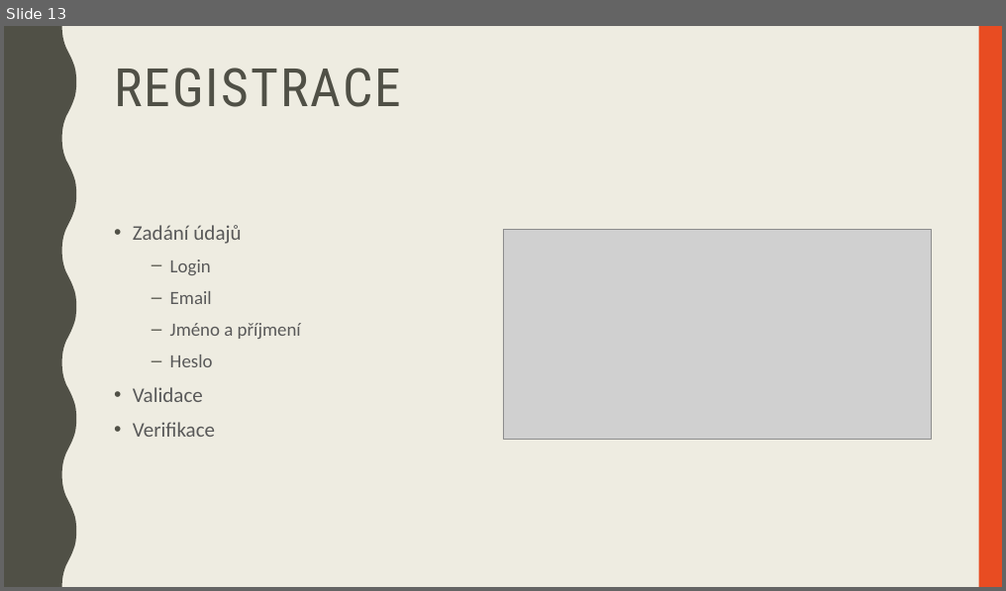
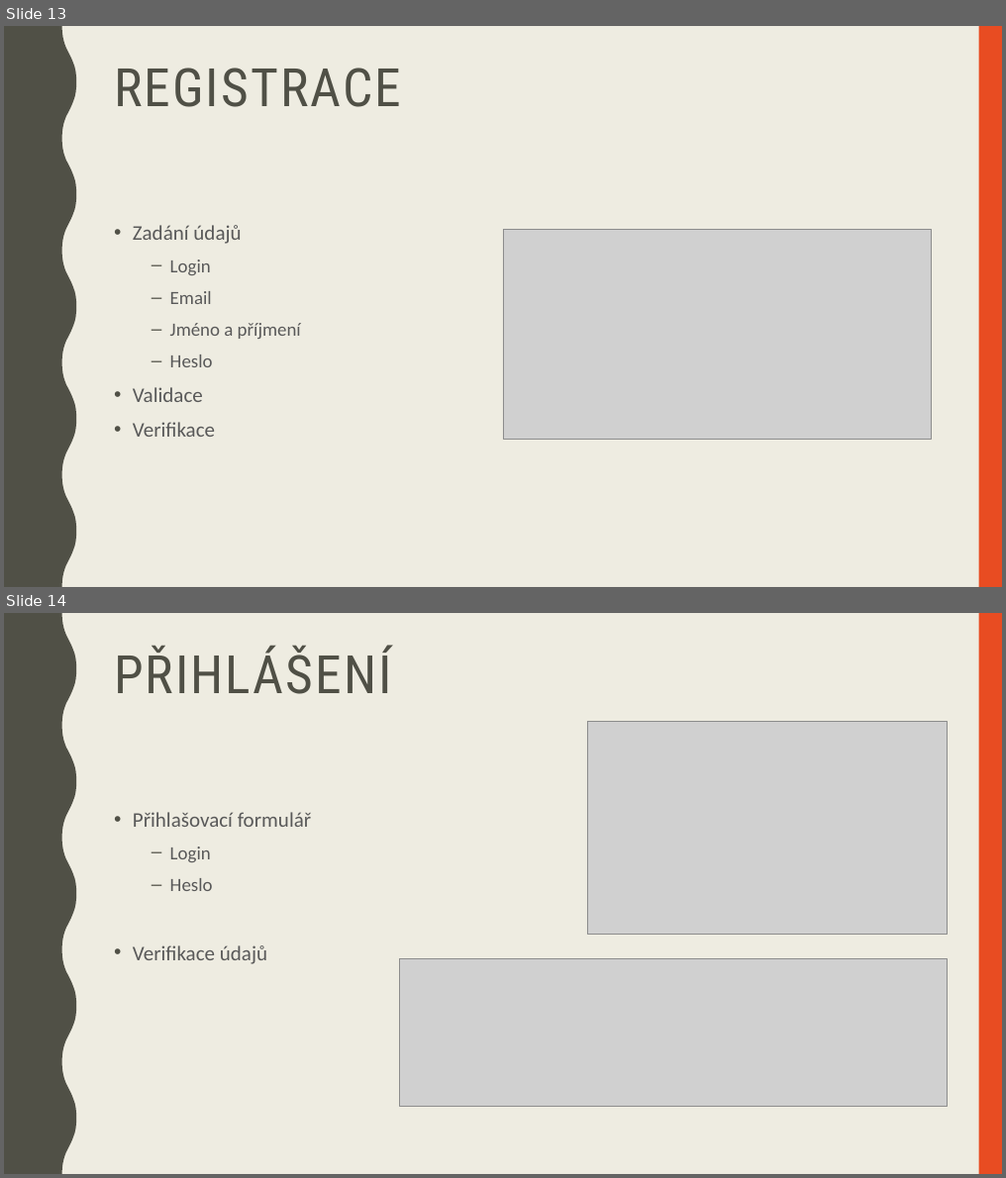
Before and after one commit to hruska07/Apollo13, a slide deck: docs/Apollo 13 - Logos Polytechnikos.pptx. Shown one above the other, each under a label of ours: slide 13 before the commit, slides 13 and 14 after it. The pictures are 1006x591 and 1006x1178 pixels, drawn with LibreOffice and Linux fonts; fonts in the diff are those of the drawing; grey boxes stand for pictures. Boxes give left, top, right and bottom in pixels: in the first picture for what was removed or moved away, otherwise in the second. Text is boxed around its words. In the diff, an @@ line names an element or a change of style, - is before the commit and + after.

Commit message:
prezentace - login, redaktor;fancy url, zabezpeceni stranek, zasifrovani ConnectionStringu, restrukturalizace

```diff
--- a/docs/Apollo 13 - Logos Polytechnikos.pptx
+++ b/docs/Apollo 13 - Logos Polytechnikos.pptx
@@ slide 14 added at (x1=4, y1=613, x2=1002, y2=1174), background #EEECE1; not listed: 2 template elements that a slide beside it also shows @@
@@ title added at (x1=114, y1=646, x2=392, y2=694), 51 pt, text #505046 @@
+PŘIHLÁŠENÍ
@@ picture added at (x1=587, y1=722, x2=947, y2=934) @@
@@ text added at (x1=133, y1=812, x2=311, y2=964), 20 pt, text #595959 @@
+• Přihlašovací formulář
+  – Login
+  – Heslo
+• Verifikace údajů
@@ picture added at (x1=399, y1=959, x2=947, y2=1106) @@
```
Also in this commit, not shown: 5 slides changed, 2 other slides added, 1 slide removed, 16 other files.
